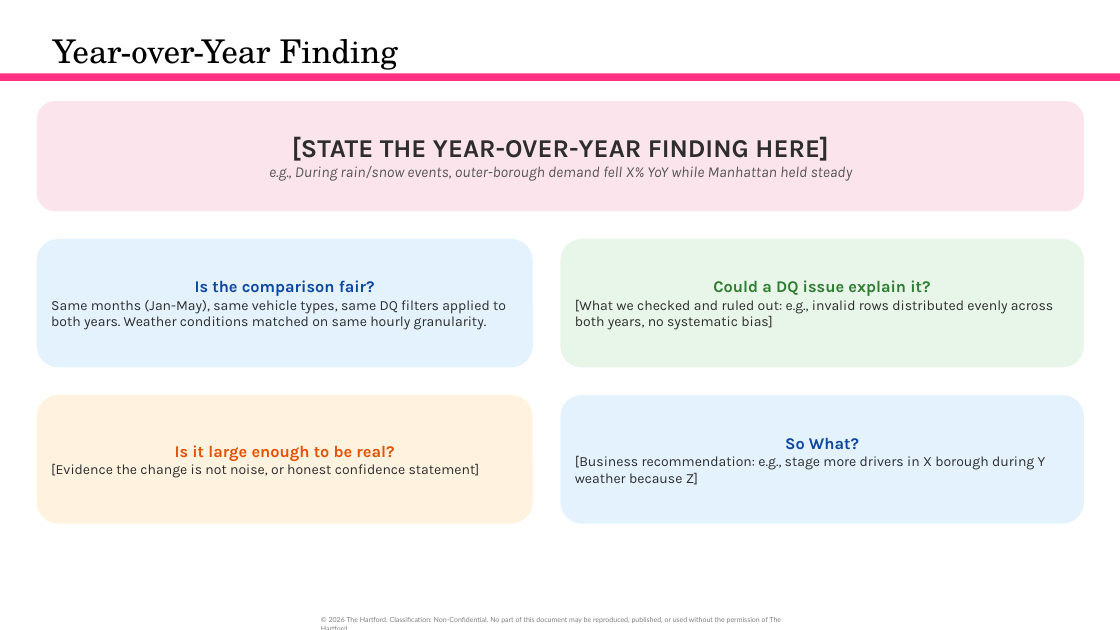
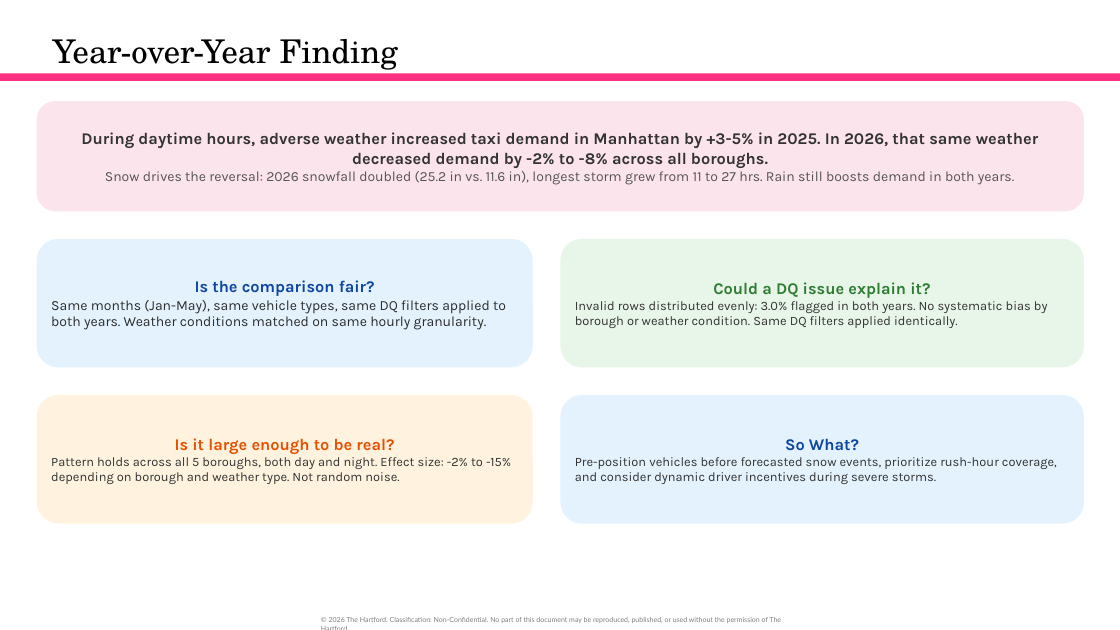
Before and after one commit to orlandojmarin/nyc-taxi-capstone, a slide deck: slide 14 of docs/Capstone_Presentation.pptx. Drawn at 1120x630 pixels with LibreOffice and Linux fonts; fonts in the diff are those of the drawing. Boxes give left, top, right and bottom in pixels: in the first picture for what was removed or moved away, otherwise in the second. Text is boxed around its words. In the diff, an @@ line names an element or a change of style, - is before the commit and + after.

Commit message:
Update presentation with extensions section and filled-in findings

```diff
--- a/docs/Capstone_Presentation.pptx
+++ b/docs/Capstone_Presentation.pptx
@@ text in rounded rectangle at <box>81,132,1038,185</box>: text changed; size 13 to 14 pt; text colour #555555 to #333333; bold on; italic off @@
-[STATE THE YEAR-OVER-YEAR FINDING HERE]
-e.g., During rain/snow events, outer-borough demand fell X% YoY while Manhattan held steady
+During daytime hours, adverse weather increased taxi demand in Manhattan by +3-5% in 2025. In 2026, that same weather decreased demand by -2% to -8% across all boroughs.
+Snow drives the reversal: 2026 snowfall doubled (25.2 in vs. 11.6 in), longest storm grew from 11 to 27 hrs. Rain still boosts demand in both years.
@@ text in rounded rectangle at <box>575,301,1048,328</box>: text changed; size 12 to 11 pt; text colour #2D2D2D to #333333 @@
-[What we checked and ruled out: e.g., invalid rows distributed evenly across both years, no systematic bias]
+Invalid rows distributed evenly: 3.0% flagged in both years. No systematic bias by borough or weather condition. Same DQ filters applied identically.
@@ text in rounded rectangle at <box>51,457,511,484</box>: text changed; size 12 to 11 pt; text colour #2D2D2D to #333333 @@
-[Evidence the change is not noise, or honest confidence statement]
+Pattern holds across all 5 boroughs, both day and night. Effect size: -2% to -15% depending on borough and weather type. Not random noise.
@@ text in rounded rectangle at <box>575,457,1057,484</box>: text changed; size 12 to 11 pt; text colour #2D2D2D to #333333 @@
-[Business recommendation: e.g., stage more drivers in X borough during Y weather because Z]
+Pre-position vehicles before forecasted snow events, prioritize rush-hour coverage, and consider dynamic driver incentives during severe storms.
```
Also in this commit, not shown: 8 other slides changed, 7 slides added, 2 slides removed, 3 other files.
